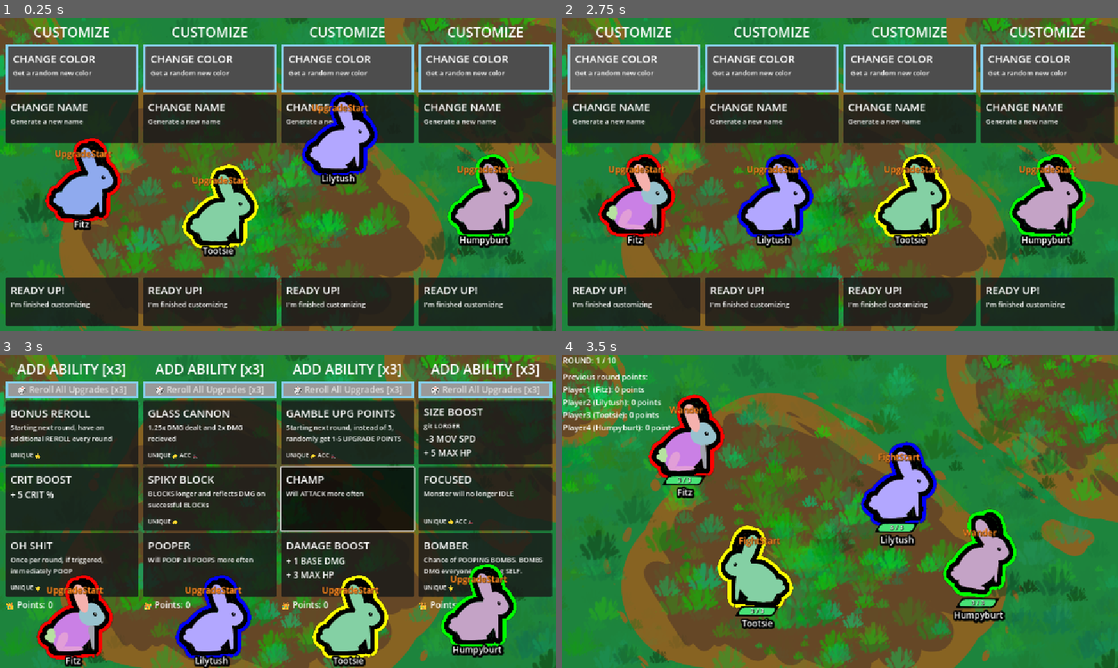
Above: before the commit, frames 1-4 (two rows, left to right).
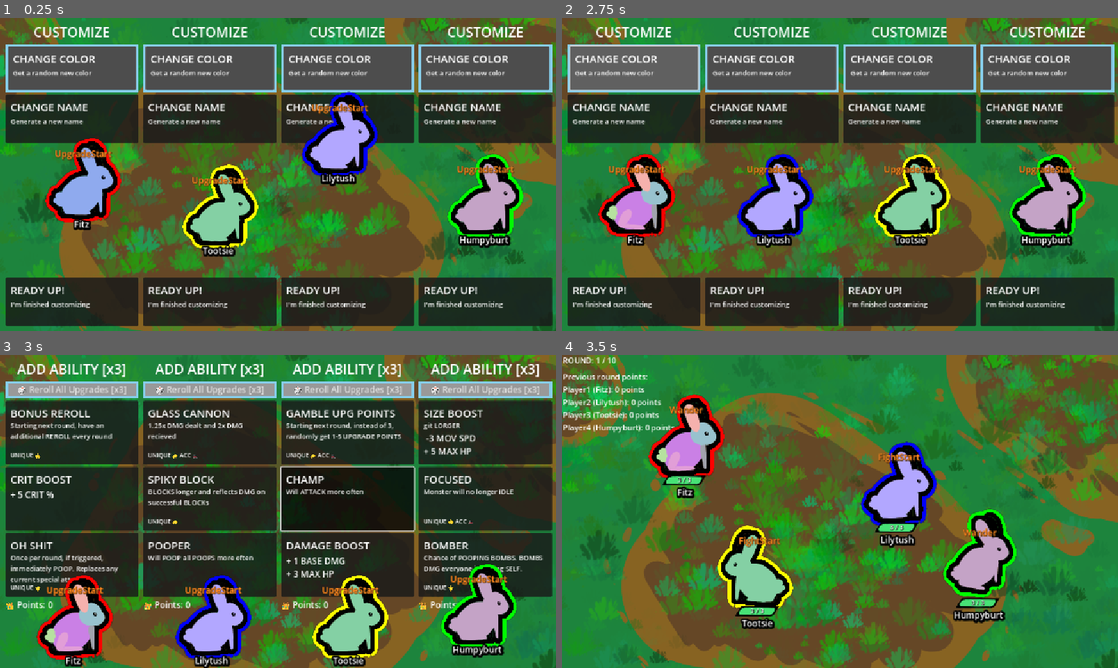
Above: after the commit, the same moments.

Repository: Galitie/tm2
Game: Godot game, scene res://test_scene.tscn
Same seed, same stepped clock (60 frames per second), same inputs: the game is played once before the commit and once after it. Sound files missing from this copy of the repository are replaced by a short silence.
Inputs (mouse positions are in pixels of both pictures, inside the frame that each line leads up to):
- Up to frame 1 (0.25 s): no input
- Up to frame 2 (2.75 s): click (634, 68) at 0.52 s; click (634, 68) at 1.27 s; click (634, 68) at 2.02 s
- Up to frame 3 (3 s): tap Enter (ui_accept) at 2.75 s; move the mouse to (400, 495) at 2.77 s; click (400, 495) at 2.92 s
- Up to frame 4 (3.5 s): tap Enter (ui_accept) at 3.02 s

Frames 1-2 are identical in both runs. In frame 3, 4.3% of the frame differs, in the area x 1-98%, y 17-73%; in frame 4, nothing differs.

Commit message:
Adjusted text for specials and mucked with line spacing for cards

Diff:
--- a/Cards/Resources/special_attack.tres
+++ b/Cards/Resources/special_attack.tres
@@ -6,7 +6,7 @@
 [resource]
 script = ExtResource("2_pi5m0")
 card_name = "BLAM!"
-description = "Once per round, if triggered, immediately ATTACK"
+description = "Once per round, if triggered, immediately ATTACK. Replaces any current special attacks."
 Type = "special"
 state_id = "specialattack"
 unique = true
--- a/Cards/Resources/special_block.tres
+++ b/Cards/Resources/special_block.tres
@@ -6,7 +6,7 @@
 [resource]
 script = ExtResource("2_skv6c")
 card_name = "NO WAY JOSE"
-description = "Once per round, if triggered, immediately BLOCK"
+description = "Once per round, if triggered, immediately BLOCK. Replaces any current special attacks."
 Type = "special"
 state_id = "specialblock"
 unique = true
--- a/Cards/Resources/special_poop.tres
+++ b/Cards/Resources/special_poop.tres
@@ -6,7 +6,7 @@
 [resource]
 script = ExtResource("2_c826k")
 card_name = "OH SHIT"
-description = "Once per round, if triggered, immediately POOP"
+description = "Once per round, if triggered, immediately POOP. Replaces any current special attacks."
 Type = "special"
 state_id = "specialpoop"
 unique = true
--- a/Cards/card.tscn
+++ b/Cards/card.tscn
@@ -4,7 +4,7 @@
 [ext_resource type="Script" uid="uid://cq8swxb4ogvaj" path="res://Cards/card.gd" id="2_0simy"]
 
 [node name="Panel" type="PanelContainer"]
-custom_minimum_size = Vector2(100, 100)
+custom_minimum_size = Vector2(100, 120)
 offset_right = 121.0
 offset_bottom = 113.0
 size_flags_horizontal = 3
@@ -74,6 +74,7 @@
 
 [node name="TitleDescription" type="VBoxContainer" parent="CardInfo/MarginContainer/VBoxContainer"]
 layout_mode = 2
+theme_override_constants/separation = 0
 
 [node name="Title" type="Label" parent="CardInfo/MarginContainer/VBoxContainer/TitleDescription"]
 unique_name_in_owner = true
@@ -88,6 +89,7 @@
 unique_name_in_owner = true
 visible = false
 layout_mode = 2
+theme_override_constants/line_spacing = 2
 theme_override_font_sizes/font_size = 14
 text = "Description"
 autowrap_mode = 3
@@ -95,6 +97,7 @@
 [node name="Items" type="VBoxContainer" parent="CardInfo/MarginContainer/VBoxContainer"]
 layout_mode = 2
 theme = ExtResource("1_8erfr")
+theme_override_constants/separation = 2
 
 [node name="Stat1" type="HBoxContainer" parent="CardInfo/MarginContainer/VBoxContainer/Items"]
 layout_mode = 2
@@ -105,12 +108,14 @@
 visible = false
 layout_mode = 2
 theme = ExtResource("1_8erfr")
+theme_override_constants/line_spacing = 2
 
 [node name="Amount" type="Label" parent="CardInfo/MarginContainer/VBoxContainer/Items/Stat1"]
 unique_name_in_owner = true
 visible = false
 layout_mode = 2
 theme = ExtResource("1_8erfr")
+theme_override_constants/line_spacing = 2
 
 [node name="Stat" type="Label" parent="CardInfo/MarginContainer/VBoxContainer/Items/Stat1"]
 unique_name_in_owner = true
@@ -170,5 +175,6 @@
 unique_name_in_owner = true
 layout_mode = 2
 theme_override_font_sizes/font_size = 12
+vertical_alignment = 2
 
 [connection signal="pressed" from="CardInfo" to="." method="_on_button_pressed" binds= [0]]
--- a/UI/player_upgrade_panel.tscn
+++ b/UI/player_upgrade_panel.tscn
@@ -37,12 +37,15 @@
 text = "Reroll Upgrades"
 
 [node name="UpgradeCard1" parent="VBoxContainer" groups=["UpgradeCard"] instance=ExtResource("1_qh1v2")]
+custom_minimum_size = Vector2(100, 115)
 layout_mode = 2
 
 [node name="UpgradeCard2" parent="VBoxContainer" groups=["UpgradeCard"] instance=ExtResource("1_qh1v2")]
+custom_minimum_size = Vector2(100, 115)
 layout_mode = 2
 
 [node name="UpgradeCard3" parent="VBoxContainer" groups=["UpgradeCard"] instance=ExtResource("1_qh1v2")]
+custom_minimum_size = Vector2(100, 115)
 layout_mode = 2
 
 [node name="DudeWindow" type="MarginContainer" parent="VBoxContainer"]
